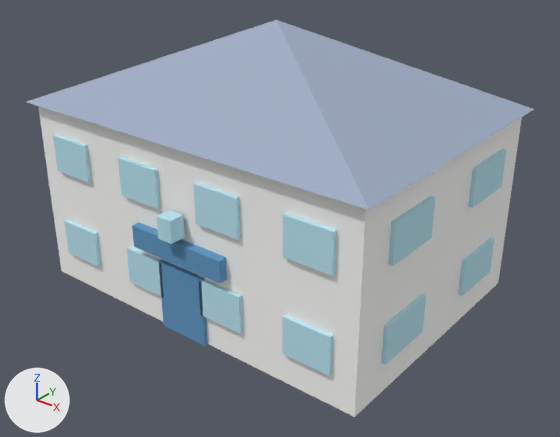
The glTF model assets/models/generic/police_station.glb as it was, and as the next commit left it.
Camera for both pictures: a 50 mm camera at (16.67, -20.64, 15.4) aimed at (0.77, -0.77, 3.08). Lighting does not change. The marker at lower left points along +X, +Y and +Z. The picture after the commit comes second. Where no turn or scale is listed for an object, it has been applied to the vertices.

Before the edit, the objects in view are built like this:
```python
ob_police_station_garda_blue = bpy.data.objects.new('police_station_garda_blue', me_police_station_garda_blue)
ob_police_station_garda_blue.location = (0.0, 0.0, 0.0)
ob_police_station_offwhite = bpy.data.objects.new('police_station_offwhite', me_police_station_offwhite)
ob_police_station_offwhite.location = (0.0, 0.0, 0.0)
ob_police_station_roof_slate = bpy.data.objects.new('police_station_roof_slate', me_police_station_roof_slate)
ob_police_station_roof_slate.location = (0.0, 0.0, 0.0)
ob_police_station_window = bpy.data.objects.new('police_station_window', me_police_station_window)
ob_police_station_window.location = (0.0, 0.0, 0.0)
```
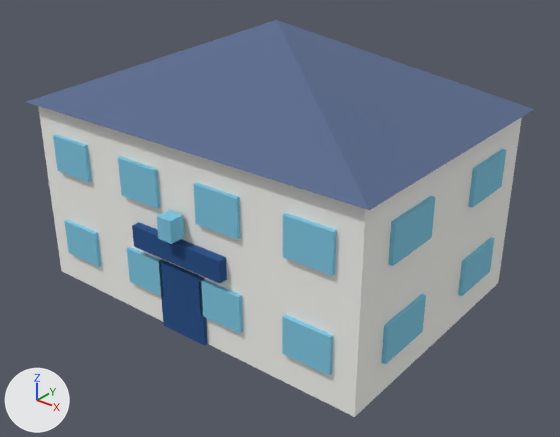
Edits to the scene script, one JSON object a line:
```json
{"op": "set", "path": "mat_window.base_color", "old": "(0.494, 0.784, 0.89)", "new": "(0.209, 0.578, 0.768)", "note": "cyan #bbe5f2 -> cyan #7ec8e3"}
{"op": "set", "path": "mat_roof_slate.base_color", "old": "(0.357, 0.424, 0.561)", "new": "(0.105, 0.15, 0.275)", "note": "greyish blue #a1aec5 -> blue #5b6c8f"}
{"op": "set", "path": "mat_garda_blue.base_color", "old": "(0.114, 0.306, 0.537)", "new": "(0.0123, 0.0762, 0.25)", "note": "blue #5f96c2 -> blue #1d4e89"}
```

Boxes (x1, y1, x2, y2) around the edits, measured in the pictures (560 x 437 px):
```json
{"object": "police_station_roof_slate", "change": "recoloured", "before": [27, 20, 534, 210], "after": [27, 20, 534, 210], "on screen": "greyish blue to blue"}
{"object": "police_station_window", "change": "recoloured", "before": [53, 134, 506, 376], "after": [53, 134, 506, 376]}
{"object": "police_station_garda_blue", "change": "recoloured", "before": [132, 222, 227, 346], "after": [132, 222, 227, 346], "on screen": "darker"}
```
